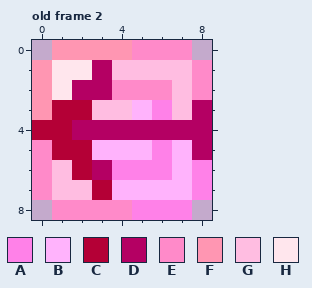
Pixel-art file -- Assets/Graphism/UI/UI_HandHeldControl.aseprite. This is how it looked before the edit.
9x9 pixels, 3 frames. Shown: old frame 2.
Visible layers, top first: "Layer 1", "Layer 2".
Palette (. is transparent): A #ff81e8  B #ffb3fc  C #b40036  D #b40063  E #ff8ac9  F #ff96b2  G #ffbde1  H #ffe6ed
Pixels before, old frame 2, first column x 0:
0 .FFFFEEE.
1 FHHDGGGGE
2 FHDDEEEGE
3 FCCGGBAGD
4 CCDDDDDDD
5 ECCBBBABD
6 EGCDAAABA
7 EGGCBBBBA
8 .EEEEAAA.
Once edited:
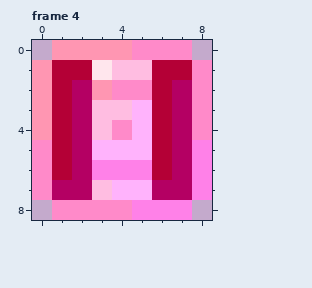
A new or re-ordered frame is compared with the old frame closest to it.
Diff:
frames 3 -> 4
Frame 4 is new; against old frame 2, layer "Layer 1":
y 1: x 1..3 HHD -> CCH; x 6..7 GG -> CC
y 2: x 1 H -> C; x 3 D -> F; x 6..7 EG -> CD
y 3: x 2 C -> D; x 6..8 AGD -> CDE
y 4: x 0 C -> F; x 3..6 DDDD -> GEBC; x 8 D -> E
y 5: x 2 C -> D; x 6..8 ABD -> CDA
y 6: x 1..3 GCD -> CDA; x 6..7 AB -> CD
y 7: x 1..3 GGC -> DDG; x 6..7 BB -> DD
